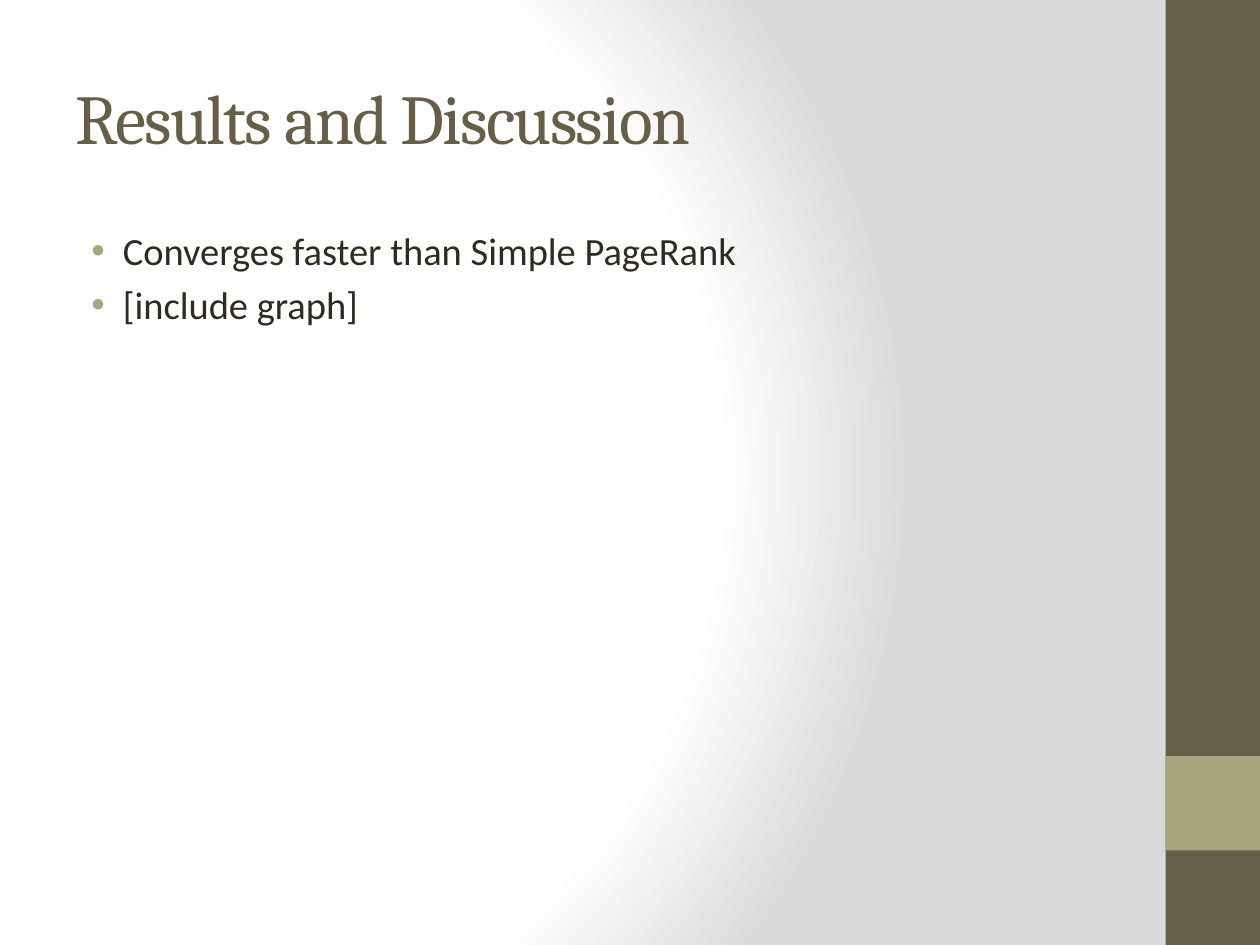
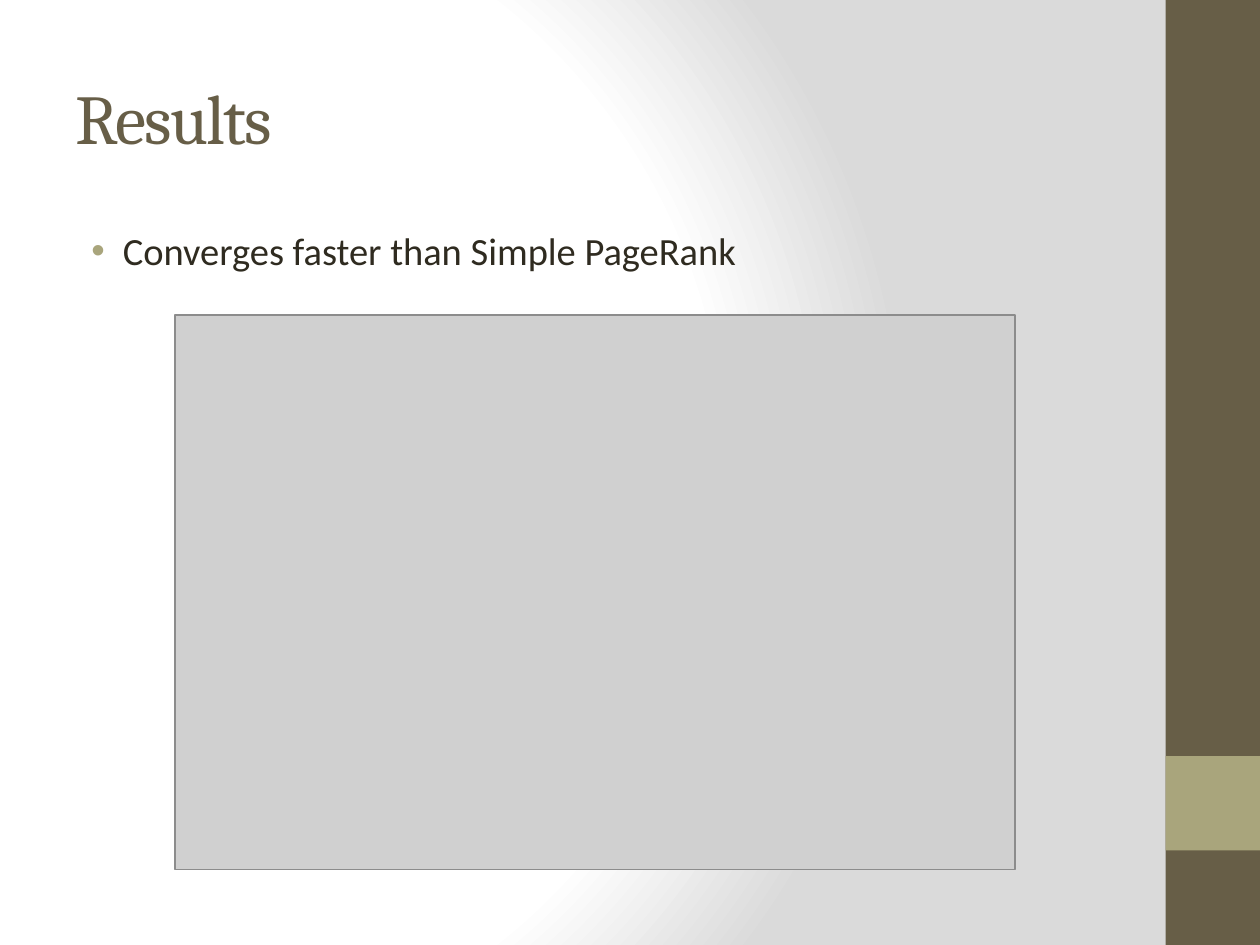
Before and after one commit to piranna0/CS5300P2, a slide deck: slide 10 of presentation.pptx (slide 9 before the commit). Drawn at 1260x945 pixels with LibreOffice and Linux fonts; fonts in the diff are those of the drawing; grey boxes stand for pictures. Boxes give left, top, right and bottom in pixels: in the first picture for what was removed or moved away, otherwise in the second. Text is boxed around its words. In the diff, an @@ line names an element or a change of style, - is before the commit and + after.

```diff
--- a/presentation.pptx
+++ b/presentation.pptx
@@ title at (x1=76, y1=95, x2=273, y2=145): text changed @@
-Results and Discussion
+Results
@@ text at (x1=123, y1=291, x2=358, y2=326): paragraph removed @@
-• [include graph]
@@ picture added at (x1=175, y1=315, x2=1016, y2=869) @@
```
Also in this commit, not shown: 9 other slides changed, 2 slides added.
